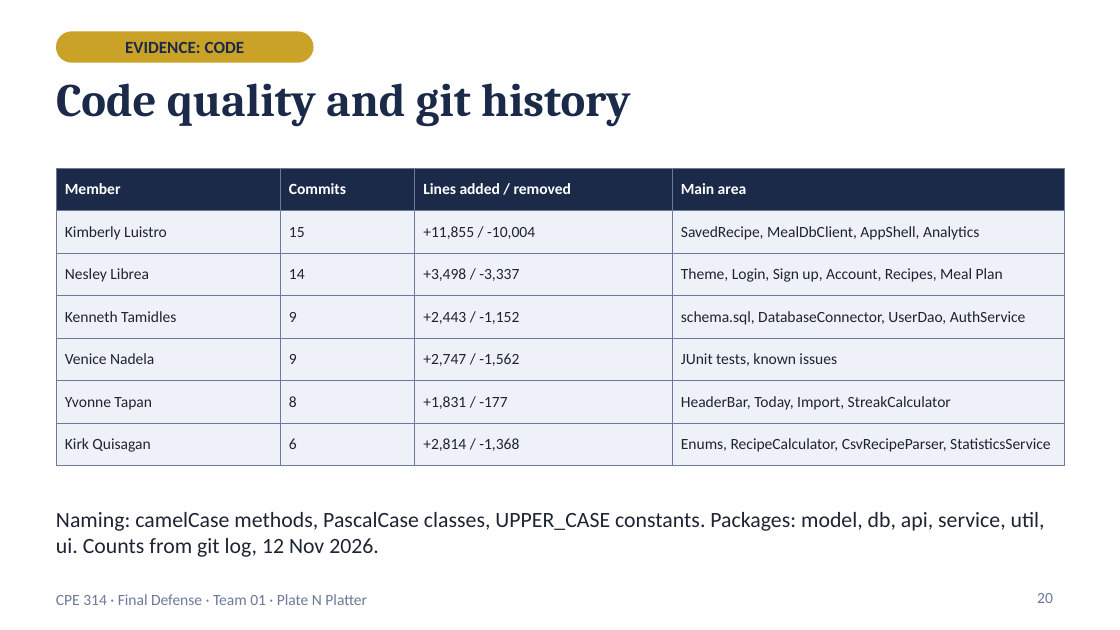
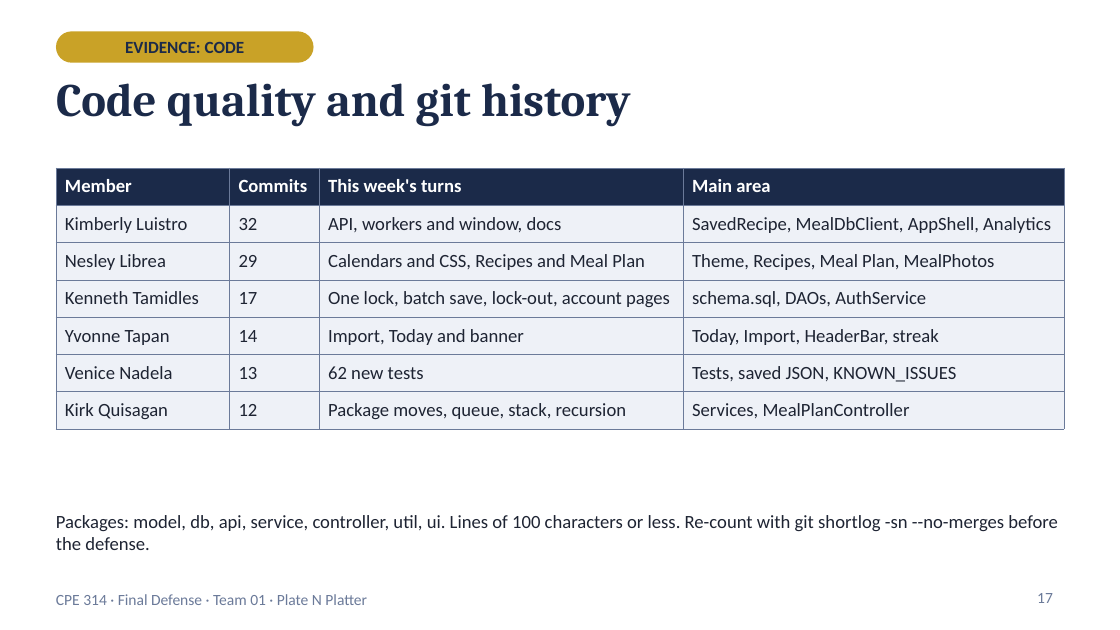
Before and after one commit to Kimonooo/cpe314-69167-capstoneteam-Meal_plannerGroup1, a slide deck: slide 17 of docs/PlateNPlatter_Final_Defense.pptx (slide 20 before the commit). Drawn at 1120x630 pixels with LibreOffice and Linux fonts; fonts in the diff are those of the drawing. Boxes give left, top, right and bottom in pixels: in the first picture for what was removed or moved away, otherwise in the second. Text is boxed around its words. In the diff, an @@ line names an element or a change of style, - is before the commit and + after.

Commit message:
docs: run instructions, package map, requirement map and known issues for the final version; updated defense deck; remove the instructor checklists from docs

```diff
--- a/docs/PlateNPlatter_Final_Defense.pptx
+++ b/docs/PlateNPlatter_Final_Defense.pptx
@@ table at [56,168,1064,429] @@
-row 1, column 3: Lines added / removed
+row 1, column 3: This week's turns
-row 2, column 2: 15
+row 2, column 2: 32
-row 2, column 3: +11,855 / -10,004
+row 2, column 3: API, workers and window, docs
-row 3: Nesley Librea | 14 | +3,498 / -3,337 | Theme, Login, Sign up, Account, Recipes, Meal Plan
+row 3: Nesley Librea | 29 | Calendars and CSS, Recipes and Meal Plan | Theme, Recipes, Meal Plan, MealPhotos
-row 4: Kenneth Tamidles | 9 | +2,443 / -1,152 | schema.sql, DatabaseConnector, UserDao, AuthService
+row 4: Kenneth Tamidles | 17 | One lock, batch save, lock-out, account pages | schema.sql, DAOs, AuthService
-row 5: Venice Nadela | 9 | +2,747 / -1,562 | JUnit tests, known issues
+row 5: Yvonne Tapan | 14 | Import, Today and banner | Today, Import, HeaderBar, streak
-row 6: Yvonne Tapan | 8 | +1,831 / -177 | HeaderBar, Today, Import, StreakCalculator
+row 6: Venice Nadela | 13 | 62 new tests | Tests, saved JSON, KNOWN_ISSUES
-row 7: Kirk Quisagan | 6 | +2,814 / -1,368 | Enums, RecipeCalculator, CsvRecipeParser, StatisticsService
+row 7: Kirk Quisagan | 12 | Package moves, queue, stack, recursion | Services, MealPlanController
@@ size 10 to 12 pt in "Member", "Commits", "Main area", "Kimberly Luistro" and 4 more places @@
@@ text at [56,515,1058,550]: text changed; size 14 to 12 pt @@
-Naming: camelCase methods, PascalCase classes, UPPER_CASE constants. Packages: model, db, api, service, util, ui. Counts from git log, 12 Nov 2026.
+Packages: model, db, api, service, controller, util, ui. Lines of 100 characters or less. Re-count with git shortlog -sn --no-merges before the defense.
@@ page number at [1037,593,1053,603]: text changed @@
-20
+17
```
Also in this commit, not shown: 17 other slides changed, 3 slides removed, 4 other files.
